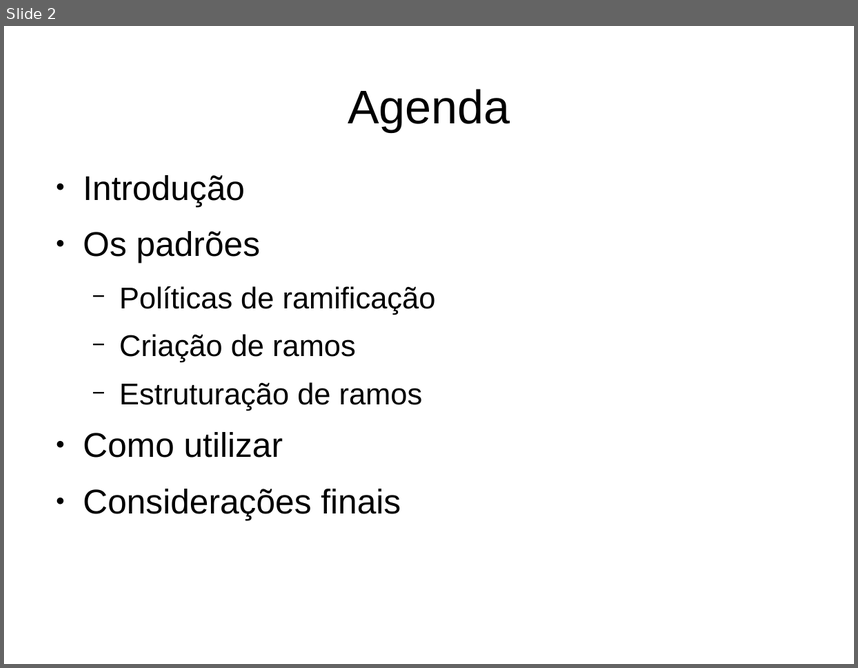
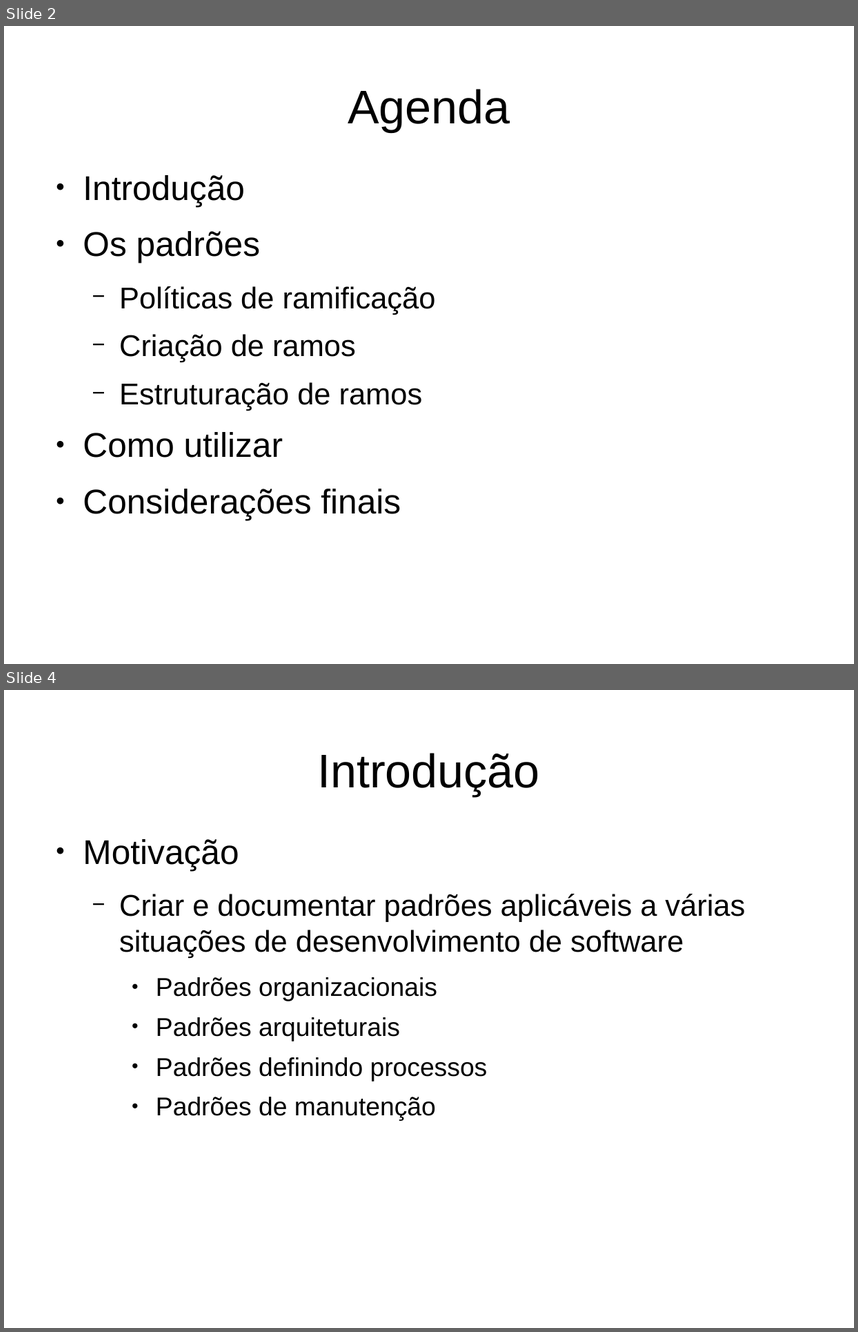
Before and after one commit to gtessa/gc20131_leitura_5, a slide deck: Inicial.odp. Shown one above the other, each under a label of ours: slide 2 before the commit, slides 2 and 4 after it; the slides between them are not shown. The pictures are 858x668 and 858x1332 pixels, drawn with LibreOffice and Linux fonts; fonts in the diff are those of the drawing. Boxes give left, top, right and bottom in pixels: in the first picture for what was removed or moved away, otherwise in the second. Text is boxed around its words. In the diff, an @@ line names an element or a change of style, - is before the commit and + after.

```diff
--- a/Inicial.odp
+++ b/Inicial.odp
@@ slide 4 added at [4,690,854,1328], background #FFFFFF @@
@@ title added at [317,753,540,796], 44 pt, text #000000 @@
+Introdução
@@ text added at [83,839,745,1121], 24 pt, text #000000 @@
+● Motivação
+  − Criar e documentar padrões aplicáveis a várias situações de desenvolvimento de software
+    ● Padrões organizacionais
+    ● Padrões arquiteturais
+    ● Padrões definindo processos
+    ● Padrões de manutenção
```
Also in this commit, not shown: 2 other slides added, 2 slides removed, 1 other file.
